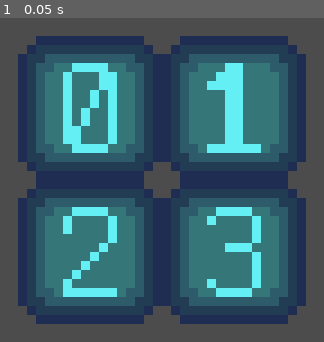
Above: before the commit, frame 1.
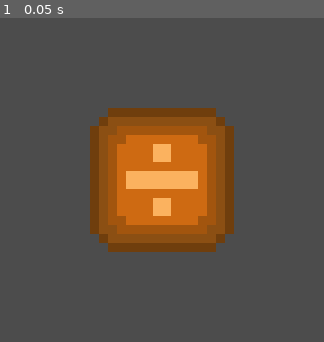
Above: after the commit, the same moment.

Repository: ErikKarlen/Puzzle-Math
Game: Godot game, scene res://scenes/Grid.tscn
Two runs of this game, one before a commit and one after it. Both use one fixed random seed, a clock stepped at 60 frames per second and the inputs below. This scene is started directly instead of the project's main scene.
Inputs:
- Up to frame 1 (0.05 s): no input

The runs differ from the first frame. In frame 1, 76% of the frame differs, in the area x 5-95%, y 5-95%.

Commit message:
Introduce option to create random grid of specific size

Diff:
--- a/godot/scenes/Grid.tscn
+++ b/godot/scenes/Grid.tscn
@@ -4,4 +4,3 @@
 
 [node name="Grid" type="Node2D"]
 script = ExtResource( 1 )
-puzzleGrid = [ [ 0, 1 ], [ 2, 3 ] ]
--- a/godot/scenes/Level.tscn
+++ b/godot/scenes/Level.tscn
@@ -11,7 +11,7 @@
 script = ExtResource( 3 )
 
 [node name="Grid" parent="." instance=ExtResource( 2 )]
-puzzleGrid = [ [ 16, 16, 16, 16, 16 ], [ 16, 16, 16, 16, 16 ], [ 16, 16, 16, 16, 16 ], [ 16, 16, 16, 16, 16 ], [ 16, 16, 16, 16, 16 ] ]
+gridWidth = 0
 
 [node name="Target" parent="." instance=ExtResource( 1 )]
 position = Vector2( 136, 8 )
--- a/godot/scripts/Grid.gd
+++ b/godot/scripts/Grid.gd
@@ -44,44 +44,60 @@
 
 export(Vector2) var positionOffset
 export(Array, Array, TileType) var puzzleGrid = []
+export(int) var gridHeight = 1
+export(int) var gridWidth = 1
 
 var grid = []
+var maxRowLength = 0
+var maxColumnLength = 0
 
 func _ready():
 	randomize()
 	create_grid()
 
 func create_grid():
-	var max_row_length = 0
-	var max_column_length = 0
+	if !puzzleGrid && gridHeight > 0 && gridWidth > 0:
+		for i in range(gridHeight):
+			puzzleGrid.append([])
+			for _j in range(gridWidth):
+				puzzleGrid[i].append(randi() % (NUMBERS_COUNT + OPERATORS_COUNT))
+	else:
+		print("Invalid grid size, exiting...")
+		get_tree().quit()
+
 	for row in puzzleGrid.size():
 		grid.append([])
 		for col in puzzleGrid[row].size():
-			var tile_instance = get_tile_scene(puzzleGrid[row][col]).instance()
-			add_child(tile_instance)
-			var tile_size = tile_instance.get_node("Sprite").texture.get_size()
-			tile_instance.position = Vector2(
-				tile_size[0] / 2 + col * tile_size[0],
-				tile_size[1] / 2 + row * tile_size[1]
-			)
-			grid[row].append(tile_instance)
-			if tile_instance.position[0] > max_row_length:
-				max_row_length = tile_instance.position[0] + tile_size[0] / 2
-			if tile_instance.position[1] > max_column_length:
-				max_column_length = tile_instance.position[1] + tile_size[1] / 2
-			var error = tile_instance.connect("pressed", self, "on_Tile_pressed")
-			if error:
-				print("Failed to connect pressed signal, exiting...")
-				get_tree().quit()
+			create_grid_tile(row, col)
 
 	var projectResolution = Vector2(
 		ProjectSettings.get_setting("display/window/size/width"),
 		ProjectSettings.get_setting("display/window/size/height")
 	)
 	position = positionOffset + Vector2(
-		projectResolution[0] / 2 - max_row_length / 2,
-		projectResolution[1] / 2 - max_column_length / 2
+		projectResolution[0] / 2 - maxRowLength / 2,
+		projectResolution[1] / 2 - maxColumnLength / 2
 	)
+
+func create_grid_tile(row, col):
+	var tile_instance = get_tile_scene(puzzleGrid[row][col]).instance()
+	add_child(tile_instance)
+	var tile_size = tile_instance.get_node("Sprite").texture.get_size()
+	tile_instance.position = Vector2(
+		tile_size[0] / 2 + col * tile_size[0],
+		tile_size[1] / 2 + row * tile_size[1]
+	)
+	if tile_instance.position[0] > maxRowLength:
+		maxRowLength = tile_instance.position[0] + tile_size[0] / 2
+	if tile_instance.position[1] > maxColumnLength:
+		maxColumnLength = tile_instance.position[1] + tile_size[1] / 2
+	grid[row].append(tile_instance)
+	var error = tile_instance.connect("pressed", self, "on_Tile_pressed")
+	if error:
+		print("Failed to connect pressed signal, exiting...")
+		get_tree().quit()
+	return tile_instance
+
 
 func get_tile_scene(tileType):
 	match tileType:
